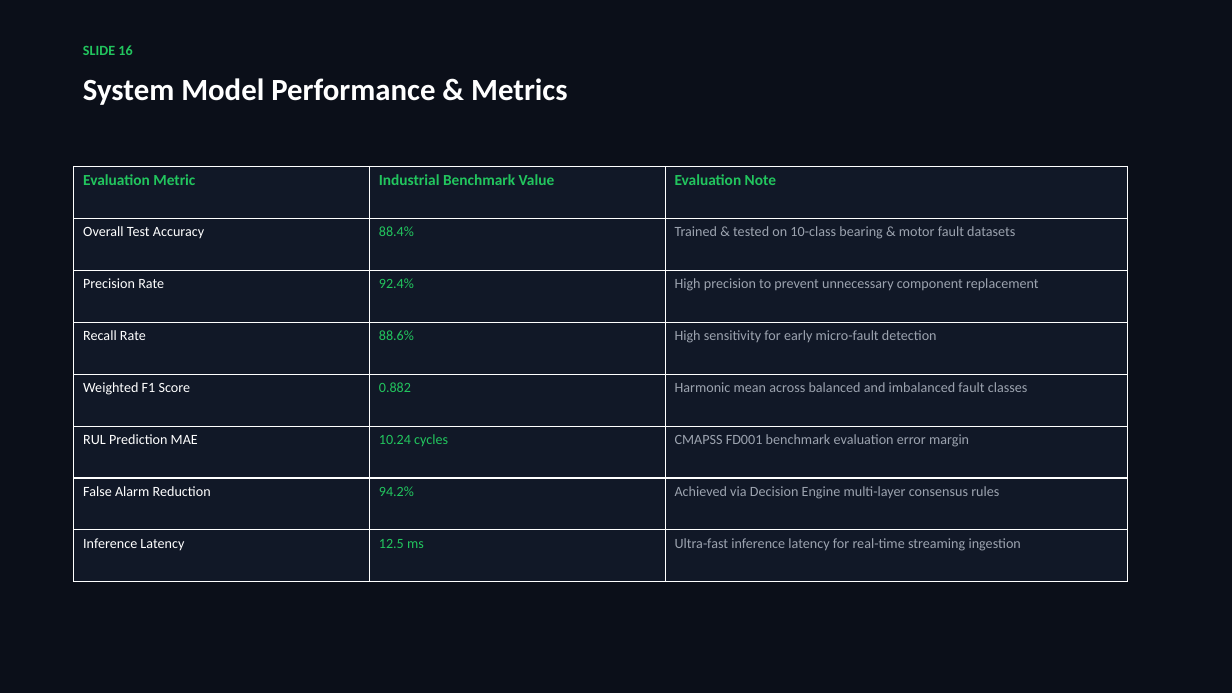
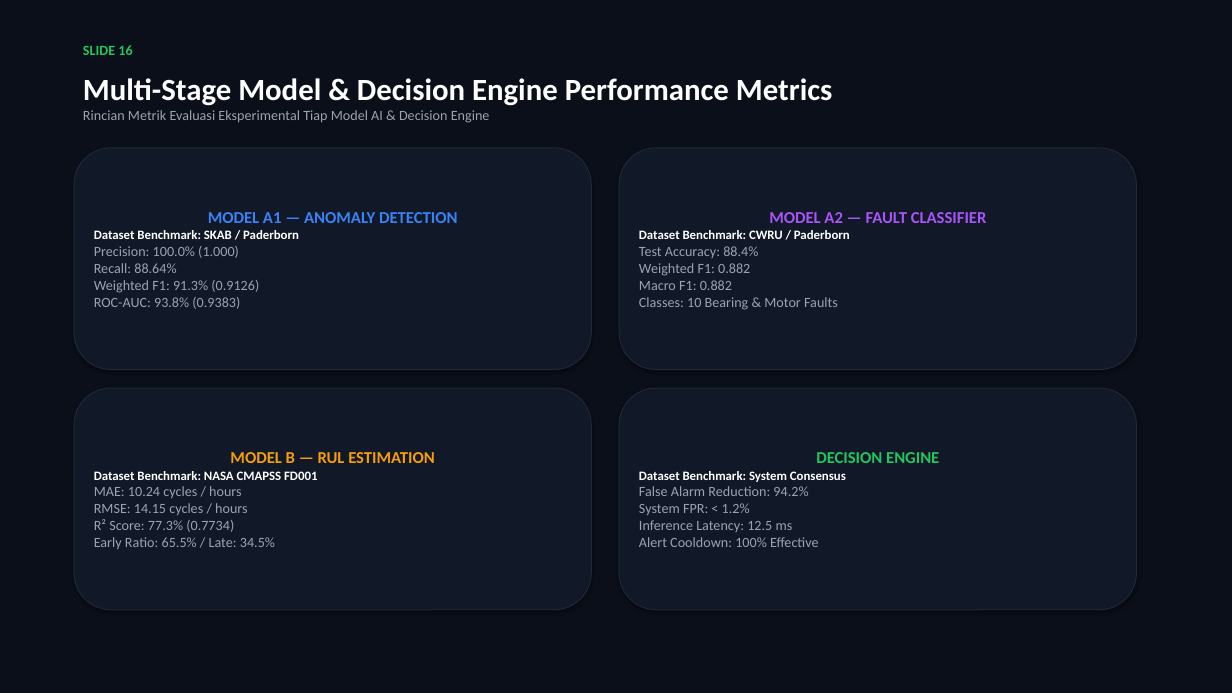
Before and after one commit to Syadada/Astra-Predictive-Maintenancce, a slide deck: slide 16 of MaintenX_ASTRA_Presentation_Deck.pptx. Drawn at 1232x693 pixels with LibreOffice and Linux fonts; fonts in the diff are those of the drawing. Boxes give left, top, right and bottom in pixels: in the first picture for what was removed or moved away, otherwise in the second. Text is boxed around its words. In the diff, an @@ line names an element or a change of style, - is before the commit and + after.

Commit message:
docs: detail explicit performance metrics per model (Model A1, A2, B) and Decision Engine

```diff
--- a/MaintenX_ASTRA_Presentation_Deck.pptx
+++ b/MaintenX_ASTRA_Presentation_Deck.pptx
@@ text at [83, 78, 833, 123]: text changed; size 24 to 11 pt; text colour #FFFFFF to #9CA3AF; bold off @@
-System Model Performance & Metrics
+Multi-Stage Model & Decision Engine Performance Metrics
+Rincian Metrik Evaluasi Eksperimental Tiap Model AI & Decision Engine
@@ rounded rectangle added at [74, 148, 592, 370], fill #111827, outline #1F2937 0.75 pt, 11 pt, text #9CA3AF @@
+MODEL A1 — ANOMALY DETECTION
+Dataset Benchmark: SKAB / Paderborn
+Precision: 100.0% (1.000)
+Recall: 88.64%
+Weighted F1: 91.3% (0.9126)
+ROC-AUC: 93.8% (0.9383)
@@ rounded rectangle added at [619, 148, 1137, 370], fill #111827, outline #1F2937 0.75 pt, 11 pt, text #9CA3AF @@
+MODEL A2 — FAULT CLASSIFIER
+Dataset Benchmark: CWRU / Paderborn
+Test Accuracy: 88.4%
+Weighted F1: 0.882
+Macro F1: 0.882
+Classes: 10 Bearing & Motor Faults
@@ table removed at [74, 166, 1128, 582], 8 rows, 3 columns @@
-Evaluation Metric | Industrial Benchmark Value | Evaluation Note
-Overall Test Accuracy | 88.4% | Trained & tested on 10-class bearing & motor fault datasets
-Precision Rate | 92.4% | High precision to prevent unnecessary component replacement
-Recall Rate | 88.6% | High sensitivity for early micro-fault detection
-Weighted F1 Score | 0.882 | Harmonic mean across balanced and imbalanced fault classes
-RUL Prediction MAE | 10.24 cycles | CMAPSS FD001 benchmark evaluation error margin
-False Alarm Reduction | 94.2% | Achieved via Decision Engine multi-layer consensus rules
-Inference Latency | 12.5 ms | Ultra-fast inference latency for real-time streaming ingestion
@@ rounded rectangle added at [74, 388, 592, 610], fill #111827, outline #1F2937 0.75 pt, 11 pt, text #9CA3AF @@
+MODEL B — RUL ESTIMATION
+Dataset Benchmark: NASA CMAPSS FD001
+MAE: 10.24 cycles / hours
+RMSE: 14.15 cycles / hours
+R² Score: 77.3% (0.7734)
+Early Ratio: 65.5% / Late: 34.5%
@@ rounded rectangle added at [619, 388, 1137, 610], fill #111827, outline #1F2937 0.75 pt, 11 pt, text #9CA3AF @@
+DECISION ENGINE
+Dataset Benchmark: System Consensus
+False Alarm Reduction: 94.2%
+System FPR: < 1.2%
+Inference Latency: 12.5 ms
+Alert Cooldown: 100% Effective
```
Also in this commit, not shown: 2 other files.
